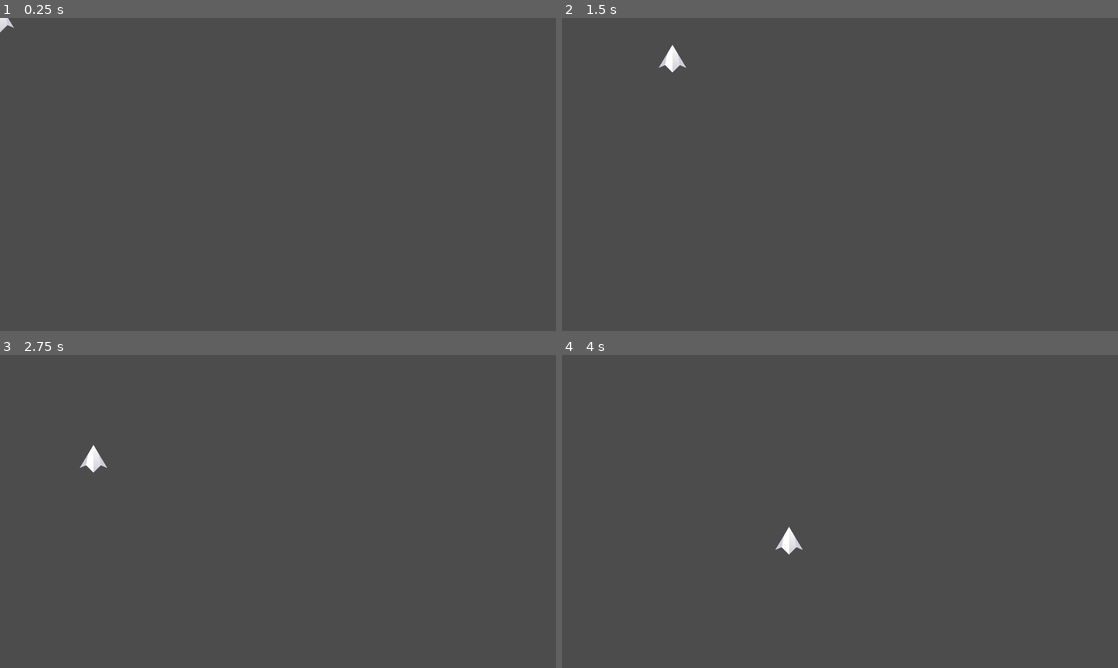
Above: before the commit, frames 1-4 (two rows, left to right).
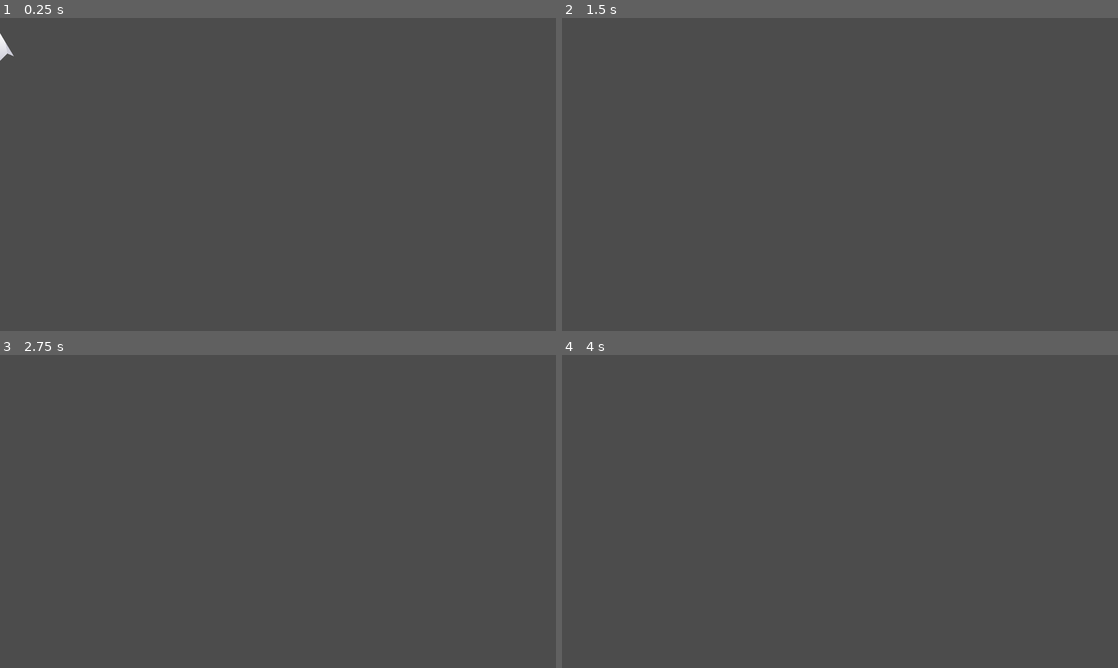
Above: after the commit, the same moments.

Repository: Arnpo18/1r-joc-godot
Game: Godot game, scene res://nau.tscn
Two runs of this game, one before a commit and one after it. Both use one fixed random seed, a clock stepped at 60 frames per second and the inputs below. This scene is started directly instead of the project's main scene.
Inputs:
- Up to frame 1 (0.25 s): no input
- Up to frame 2 (1.5 s): hold W (ui_up) 0.53-1.28 s; hold D (ui_right) from 0.53 s (still down); tap W (ui_up) at 1.35 s
- Up to frame 3 (2.75 s): tap W (ui_up) at 1.52, 1.82 s; release D (ui_right) at 2.03 s; hold A (ui_left) from 2.03 s (still down); hold W (ui_up) from 2.03 s (still down)
- Up to frame 4 (4 s): release A (ui_left) at 2.78 s; release W (ui_up) at 2.78 s; hold D (ui_right) from 2.78 s (still down); tap W (ui_up) at 2.85, 3.02, 3.32 s; hold W (ui_up) from 3.53 s (still down)

The runs differ from the first frame. In frame 1, 0.2% of the frame differs, in the area x 0-3%, y 0-14%; in frame 2, 0.2%; in frame 3, 0.2%, in the area x 14-20%, y 28-38%; in frame 4, 0.2%.

Commit message:
12-3-2021 1r joc completat
soc sexy

Diff:
--- a/joc/KinematicBody2D.gd
+++ b/joc/KinematicBody2D.gd
@@ -1,28 +1,23 @@
 extends KinematicBody2D
-var velocitat := Vector2(0,0)
-const g = 50
-const moviment = 400
-func _ready():
-	pass
-func _process(delta):
-	velocitat=Vector2.ZERO
+var moviment = Vector2()
+const gravetat = 50
+const velocitat = 400
+var esquerra = load('imatges/a/player_14.png')
+var dreta = load('imatges/a/player_11.png')
+func _physics_process(_delta):
+
+	moviment.y += gravetat
+
 	if Input.is_action_pressed("ui_right"):
-		velocitat += Vector2.RIGHT
-	if Input.is_action_pressed("ui_left"):
-		velocitat += Vector2.LEFT
-	if Input.is_action_pressed("ui_up"):
-		position.y += 100* delta
-	velocitat = velocitat.normalized() * moviment
-	move_and_slide(velocitat, Vector2.UP)
+		moviment.x = velocitat
+		$Sprite.texture=dreta
+	elif Input.is_action_pressed("ui_left"):
+		moviment.x = -velocitat
+		$Sprite.texture=esquerra
+	else:
+		moviment.x=0
 	if is_on_floor():
-		print('sóc a terra')
-	if is_on_wall():
-		print('sóc a una paret')
-	if is_on_ceiling():
-		print('sóc al sostre')
+		if Input.is_action_just_pressed("ui_up"):
+			moviment.y = -1000
 
-var v = Vector2(1,1)
-func _physics_process(delta):
-	v.y += delta * g
-	var mov = v * delta
-	move_and_collide(mov)
+	moviment=move_and_slide(moviment, Vector2.UP)
--- a/joc/personatge.tscn
+++ b/joc/personatge.tscn
@@ -2,19 +2,19 @@
 
 [ext_resource path="res://KinematicBody2D.gd" type="Script" id=1]
 [ext_resource path="res://sprite1_code.gd" type="Script" id=2]
-[ext_resource path="res://imatges/caminar.png" type="Texture" id=3]
+[ext_resource path="res://imatges/a/player_11.png" type="Texture" id=3]
 
 [sub_resource type="ExternalTexture" id=1]
 
 [sub_resource type="RectangleShape2D" id=2]
-extents = Vector2( 8.22312, 14.1316 )
+extents = Vector2( 5.88935, 11.1652 )
 
 [node name="personatge" type="KinematicBody2D"]
 script = ExtResource( 1 )
 
 [node name="Sprite" type="Sprite" parent="."]
-position = Vector2( 3.86492, -4.31088 )
-scale = Vector2( 0.178971, 0.208004 )
+position = Vector2( 4.45953, -4.01357 )
+scale = Vector2( 0.754993, 0.774736 )
 texture = ExtResource( 3 )
 normal_map = SubResource( 1 )
 script = ExtResource( 2 )
--- a/joc/primera_escena.tscn
+++ b/joc/primera_escena.tscn
@@ -1,14 +1,17 @@
-[gd_scene load_steps=5 format=2]
+[gd_scene load_steps=6 format=2]
 
 [ext_resource path="res://personatge.tscn" type="PackedScene" id=1]
-[ext_resource path="res://imatges/texture_10.png" type="Texture" id=2]
+[ext_resource path="res://imatges/a/block_05.png" type="Texture" id=2]
+[ext_resource path="res://imatges/a/ground_04.png" type="Texture" id=3]
 [ext_resource path="res://terra.tscn" type="PackedScene" id=4]
 [ext_resource path="res://pilopta.tscn" type="PackedScene" id=5]
 
 [node name="Node2D" type="Node2D"]
 
 [node name="personatge" parent="." instance=ExtResource( 1 )]
-position = Vector2( 26.6633, 916.19 )
+position = Vector2( 24, 944 )
+
+[node name="Camera2D" type="Camera2D" parent="personatge"]
 
 [node name="pilota" parent="." instance=ExtResource( 5 )]
 position = Vector2( 845.279, 894.174 )
@@ -17,37 +20,544 @@
 gravity_scale = 3.0
 
 [node name="rampa" type="StaticBody2D" parent="."]
-position = Vector2( -189.696, 150.41 )
+position = Vector2( 32, 176 )
 __meta__ = {
 "_edit_group_": true
 }
 
 [node name="Polygon2D" type="Polygon2D" parent="rampa"]
-texture = ExtResource( 2 )
+texture = ExtResource( 3 )
 polygon = PoolVector2Array( 370.657, 786.837, 688.137, 656.67, 688.137, 786.837 )
 
 [node name="CollisionPolygon2D" type="CollisionPolygon2D" parent="rampa"]
-polygon = PoolVector2Array( 688.239, 657.298, 689.702, 790.954, 361.605, 790.6 )
+polygon = PoolVector2Array( 692.894, 657.322, 689.702, 790.954, 360.73, 793.441 )
 
 [node name="terra flotant" type="StaticBody2D" parent="."]
-position = Vector2( -277.064, 197.492 )
-__meta__ = {
-"_edit_group_": true
-}
-
-[node name="Polygon2D" type="Polygon2D" parent="terra flotant"]
-position = Vector2( 0, -0.264893 )
-color = Color( 0, 0, 0, 1 )
-polygon = PoolVector2Array( 934.773, 586.699, 1107.31, 586.699, 1134.82, 573.726, 908.091, 573.56 )
+position = Vector2( 920, 760 )
+
+[node name="Sprite" type="Sprite" parent="terra flotant"]
+position = Vector2( 8, 0 )
+scale = Vector2( 0.3, 0.3 )
+texture = ExtResource( 2 )
+
+[node name="Sprite2" type="Sprite" parent="terra flotant"]
+position = Vector2( 48, 0 )
+scale = Vector2( 0.3, 0.3 )
+texture = ExtResource( 2 )
 
 [node name="CollisionPolygon2D" type="CollisionPolygon2D" parent="terra flotant"]
-polygon = PoolVector2Array( 908.016, 573.087, 934.423, 586.384, 1107.67, 586.572, 1134.45, 573.461 )
+polygon = PoolVector2Array( -10.9093, -18.5138, -11.1453, 19.2411, 67.4323, 19.4771, 66.9603, -19.2217 )
+
+[node name="terra flotant2" type="StaticBody2D" parent="."]
+position = Vector2( 1117.41, 711.242 )
+__meta__ = {
+"_edit_group_": true
+}
+
+[node name="Sprite" type="Sprite" parent="terra flotant2"]
+position = Vector2( 8, 0 )
+scale = Vector2( 0.3, 0.3 )
+texture = ExtResource( 2 )
+
+[node name="Sprite2" type="Sprite" parent="terra flotant2"]
+position = Vector2( 48, 0 )
+scale = Vector2( 0.3, 0.3 )
+texture = ExtResource( 2 )
+
+[node name="CollisionPolygon2D" type="CollisionPolygon2D" parent="terra flotant2"]
+polygon = PoolVector2Array( -10.9093, -18.5138, -11.1453, 19.2411, 67.4323, 19.4771, 66.9603, -19.2217 )
+
+[node name="terra flotant3" type="StaticBody2D" parent="."]
+position = Vector2( 831.999, 582.808 )
+__meta__ = {
+"_edit_group_": true
+}
+
+[node name="Sprite" type="Sprite" parent="terra flotant3"]
+position = Vector2( 8, 0 )
+scale = Vector2( 0.3, 0.3 )
+texture = ExtResource( 2 )
+
+[node name="Sprite2" type="Sprite" parent="terra flotant3"]
+position = Vector2( 48, 0 )
+scale = Vector2( 0.3, 0.3 )
+texture = ExtResource( 2 )
+
+[node name="CollisionPolygon2D" type="CollisionPolygon2D" parent="terra flotant3"]
+polygon = PoolVector2Array( -10.9093, -18.5138, -11.1453, 19.2411, 67.4323, 19.4771, 66.9603, -19.2217 )
+
+[node name="terra flotant4" type="StaticBody2D" parent="."]
+position = Vector2( 601.293, 513.834 )
+__meta__ = {
+"_edit_group_": true
+}
+
+[node name="Sprite" type="Sprite" parent="terra flotant4"]
+position = Vector2( 8, 0 )
+scale = Vector2( 0.3, 0.3 )
+texture = ExtResource( 2 )
+
+[node name="Sprite2" type="Sprite" parent="terra flotant4"]
+position = Vector2( 48, 0 )
+scale = Vector2( 0.3, 0.3 )
+texture = ExtResource( 2 )
+
+[node name="CollisionPolygon2D" type="CollisionPolygon2D" parent="terra flotant4"]
+polygon = PoolVector2Array( -10.9093, -18.5138, -11.1453, 19.2411, 67.4323, 19.4771, 66.9603, -19.2217 )
+
+[node name="terra flotant5" type="StaticBody2D" parent="."]
+position = Vector2( 431.396, 585.569 )
+__meta__ = {
+"_edit_group_": true
+}
+
+[node name="Sprite" type="Sprite" parent="terra flotant5"]
+position = Vector2( 8, 0 )
+scale = Vector2( 0.3, 0.3 )
+texture = ExtResource( 2 )
+
+[node name="Sprite2" type="Sprite" parent="terra flotant5"]
+position = Vector2( 48, 0 )
+scale = Vector2( 0.3, 0.3 )
+texture = ExtResource( 2 )
+
+[node name="CollisionPolygon2D" type="CollisionPolygon2D" parent="terra flotant5"]
+polygon = PoolVector2Array( -10.9093, -18.5138, -11.1453, 19.2411, 67.4323, 19.4771, 66.9603, -19.2217 )
+
+[node name="terra flotant6" type="StaticBody2D" parent="."]
+position = Vector2( 267.161, 491.181 )
+__meta__ = {
+"_edit_group_": true
+}
+
+[node name="Sprite" type="Sprite" parent="terra flotant6"]
+position = Vector2( 8, 0 )
+scale = Vector2( 0.3, 0.3 )
+texture = ExtResource( 2 )
+
+[node name="Sprite2" type="Sprite" parent="terra flotant6"]
+position = Vector2( 48, 0 )
+scale = Vector2( 0.3, 0.3 )
+texture = ExtResource( 2 )
+
+[node name="CollisionPolygon2D" type="CollisionPolygon2D" parent="terra flotant6"]
+polygon = PoolVector2Array( -10.9093, -18.5138, -11.1453, 19.2411, 67.4323, 19.4771, 66.9603, -19.2217 )
+
+[node name="terra flotant7" type="StaticBody2D" parent="."]
+position = Vector2( 489.916, 330.723 )
+__meta__ = {
+"_edit_group_": true
+}
+
+[node name="Sprite" type="Sprite" parent="terra flotant7"]
+position = Vector2( 8, 0 )
+scale = Vector2( 0.3, 0.3 )
+texture = ExtResource( 2 )
+
+[node name="Sprite2" type="Sprite" parent="terra flotant7"]
+position = Vector2( 48, 0 )
+scale = Vector2( 0.3, 0.3 )
+texture = ExtResource( 2 )
+
+[node name="CollisionPolygon2D" type="CollisionPolygon2D" parent="terra flotant7"]
+polygon = PoolVector2Array( -10.9093, -18.5138, -11.1453, 19.2411, 67.4323, 19.4771, 66.9603, -19.2217 )
+
+[node name="terra flotant8" type="StaticBody2D" parent="."]
+position = Vector2( 742.874, 247.662 )
+__meta__ = {
+"_edit_group_": true
+}
+
+[node name="Sprite" type="Sprite" parent="terra flotant8"]
+position = Vector2( 8, 0 )
+scale = Vector2( 0.3, 0.3 )
+texture = ExtResource( 2 )
+
+[node name="Sprite2" type="Sprite" parent="terra flotant8"]
+position = Vector2( 48, 0 )
+scale = Vector2( 0.3, 0.3 )
+texture = ExtResource( 2 )
+
+[node name="CollisionPolygon2D" type="CollisionPolygon2D" parent="terra flotant8"]
+polygon = PoolVector2Array( -10.9093, -18.5138, -11.1453, 19.2411, 67.4323, 19.4771, 66.9603, -19.2217 )
+
+[node name="terra flotant9" type="StaticBody2D" parent="."]
+position = Vector2( 1050.58, 257.1 )
+__meta__ = {
+"_edit_group_": true
+}
+
+[node name="Sprite" type="Sprite" parent="terra flotant9"]
+position = Vector2( 8, 0 )
+scale = Vector2( 0.3, 0.3 )
+texture = ExtResource( 2 )
+
+[node name="Sprite2" type="Sprite" parent="terra flotant9"]
+position = Vector2( 48, 0 )
+scale = Vector2( 0.3, 0.3 )
+texture = ExtResource( 2 )
+
+[node name="CollisionPolygon2D" type="CollisionPolygon2D" parent="terra flotant9"]
+polygon = PoolVector2Array( -10.9093, -18.5138, -11.1453, 19.2411, 67.4323, 19.4771, 66.9603, -19.2217 )
+
+[node name="terra flotant10" type="StaticBody2D" parent="."]
+position = Vector2( 1314.86, 317.508 )
+__meta__ = {
+"_edit_group_": true
+}
+
+[node name="Sprite" type="Sprite" parent="terra flotant10"]
+position = Vector2( 8, 0 )
+scale = Vector2( 0.3, 0.3 )
+texture = ExtResource( 2 )
+
+[node name="Sprite2" type="Sprite" parent="terra flotant10"]
+position = Vector2( 48, 0 )
+scale = Vector2( 0.3, 0.3 )
+texture = ExtResource( 2 )
+
+[node name="CollisionPolygon2D" type="CollisionPolygon2D" parent="terra flotant10"]
+polygon = PoolVector2Array( -10.9093, -18.5138, -11.1453, 19.2411, 67.4323, 19.4771, 66.9603, -19.2217 )
+
+[node name="terra flotant11" type="StaticBody2D" parent="."]
+position = Vector2( 1652.77, 583.681 )
+__meta__ = {
+"_edit_group_": true
+}
+
+[node name="Sprite" type="Sprite" parent="terra flotant11"]
+position = Vector2( 8, 0 )
+scale = Vector2( 0.3, 0.3 )
+texture = ExtResource( 2 )
+
+[node name="Sprite2" type="Sprite" parent="terra flotant11"]
+position = Vector2( 48, 0 )
+scale = Vector2( 0.3, 0.3 )
+texture = ExtResource( 2 )
+
+[node name="Sprite3" type="Sprite" parent="terra flotant11"]
+position = Vector2( 87.1995, -0.445435 )
+scale = Vector2( 0.3, 0.3 )
+texture = ExtResource( 2 )
+
+[node name="CollisionPolygon2D" type="CollisionPolygon2D" parent="terra flotant11"]
+position = Vector2( 0, 0.445435 )
+polygon = PoolVector2Array( -10.9093, -18.5138, -11.1453, 19.2411, 107.194, 19.0471, 105.412, -18.3706 )
+
+[node name="Polygon2D" type="Polygon2D" parent="terra flotant11"]
+color = Color( 0.164706, 0.156863, 0.156863, 1 )
+polygon = PoolVector2Array( 68.2314, -18.681, 68.5192, -178.417, 80.1008, -178.417, 81.8827, -19.8368 )
+
+[node name="Polygon2D2" type="Polygon2D" parent="terra flotant11"]
+polygon = PoolVector2Array( 80.1008, -177.526, 124.646, -152.581, 81.8827, -128.526 )
 
 [node name="terra" parent="." instance=ExtResource( 4 )]
-position = Vector2( 683.216, -87.9064 )
-
-[node name="terra2" parent="." instance=ExtResource( 4 )]
-position = Vector2( 1501.43, -87.9061 )
-
-[node name="terra3" parent="." instance=ExtResource( 4 )]
-position = Vector2( 2316.64, -87.906 )
+position = Vector2( 264, -456 )
+
+[node name="terra2" parent="terra" instance=ExtResource( 4 )]
+position = Vector2( 8, 0 )
+scale = Vector2( 1, 1 )
+
+[node name="terra3" parent="terra" instance=ExtResource( 4 )]
+position = Vector2( 16, 0 )
+scale = Vector2( 1, 1 )
+
+[node name="terra32" parent="terra" instance=ExtResource( 4 )]
+position = Vector2( -8, 0 )
+scale = Vector2( 1, 1 )
+
+[node name="terra33" parent="terra" instance=ExtResource( 4 )]
+position = Vector2( -16, 0 )
+scale = Vector2( 1, 1 )
+
+[node name="terra34" parent="terra" instance=ExtResource( 4 )]
+position = Vector2( -23, 0 )
+scale = Vector2( 1, 1 )
+
+[node name="terra35" parent="terra" instance=ExtResource( 4 )]
+position = Vector2( -23, -8 )
+scale = Vector2( 1, 1 )
+
+[node name="terra36" parent="terra" instance=ExtResource( 4 )]
+position = Vector2( -23, -16 )
+scale = Vector2( 1, 1 )
+
+[node name="terra37" parent="terra" instance=ExtResource( 4 )]
+position = Vector2( -23, -24 )
+scale = Vector2( 1, 1 )
+
+[node name="terra38" parent="terra" instance=ExtResource( 4 )]
+position = Vector2( -23, -32 )
+scale = Vector2( 1, 1 )
+
+[node name="terra39" parent="terra" instance=ExtResource( 4 )]
+position = Vector2( -23, -39 )
+scale = Vector2( 1, 1 )
+
+[node name="terra40" parent="terra" instance=ExtResource( 4 )]
+position = Vector2( -23, -47 )
+scale = Vector2( 1, 1 )
+
+[node name="terra41" parent="terra" instance=ExtResource( 4 )]
+position = Vector2( -23, -55 )
+scale = Vector2( 1, 1 )
+
+[node name="terra42" parent="terra" instance=ExtResource( 4 )]
+position = Vector2( -23, -62 )
+scale = Vector2( 1, 1 )
+
+[node name="terra43" parent="terra" instance=ExtResource( 4 )]
+position = Vector2( -23, -69 )
+scale = Vector2( 1, 1 )
+
+[node name="terra44" parent="terra" instance=ExtResource( 4 )]
+position = Vector2( -23, 8 )
+scale = Vector2( 1, 1 )
+
+[node name="terra45" parent="terra" instance=ExtResource( 4 )]
+position = Vector2( -16, 8 )
+scale = Vector2( 1, 1 )
+
+[node name="terra46" parent="terra" instance=ExtResource( 4 )]
+position = Vector2( -8, 8 )
+scale = Vector2( 1, 1 )
+
+[node name="terra48" parent="terra" instance=ExtResource( 4 )]
+position = Vector2( -8, 8 )
+scale = Vector2( 1, 1 )
+
+[node name="terra47" parent="terra" instance=ExtResource( 4 )]
+position = Vector2( 0, 8 )
+scale = Vector2( 1, 1 )
+
+[node name="terra49" parent="terra" instance=ExtResource( 4 )]
+position = Vector2( 8, 8 )
+scale = Vector2( 1, 1 )
+
+[node name="terra50" parent="terra" instance=ExtResource( 4 )]
+position = Vector2( 16, 8 )
+scale = Vector2( 1, 1 )
+
+[node name="terra51" parent="terra" instance=ExtResource( 4 )]
+position = Vector2( 24, 8 )
+scale = Vector2( 1, 1 )
+
+[node name="terra52" parent="terra" instance=ExtResource( 4 )]
+position = Vector2( 32, 8 )
+scale = Vector2( 1, 1 )
+
+[node name="terra53" parent="terra" instance=ExtResource( 4 )]
+position = Vector2( 40, 8 )
+scale = Vector2( 1, 1 )
+
+[node name="terra54" parent="terra" instance=ExtResource( 4 )]
+position = Vector2( 48, 8 )
+scale = Vector2( 1, 1 )
+
+[node name="terra55" parent="terra" instance=ExtResource( 4 )]
+position = Vector2( 56, 8 )
+scale = Vector2( 1, 1 )
+
+[node name="terra56" parent="terra" instance=ExtResource( 4 )]
+position = Vector2( 64, 8 )
+scale = Vector2( 1, 1 )
+
+[node name="terra57" parent="terra" instance=ExtResource( 4 )]
+position = Vector2( 72, 8 )
+scale = Vector2( 1, 1 )
+
+[node name="terra58" parent="terra" instance=ExtResource( 4 )]
+position = Vector2( 80, 8 )
+scale = Vector2( 1, 1 )
+
+[node name="terra59" parent="terra" instance=ExtResource( 4 )]
+position = Vector2( 88, 8 )
+scale = Vector2( 1, 1 )
+
+[node name="terra60" parent="terra" instance=ExtResource( 4 )]
+position = Vector2( 96, 8 )
+scale = Vector2( 1, 1 )
+
+[node name="terra61" parent="terra" instance=ExtResource( 4 )]
+position = Vector2( 104, 8 )
+scale = Vector2( 1, 1 )
+
+[node name="terra62" parent="terra" instance=ExtResource( 4 )]
+position = Vector2( 112, 8 )
+scale = Vector2( 1, 1 )
+
+[node name="terra63" parent="terra" instance=ExtResource( 4 )]
+position = Vector2( 120, 8 )
+scale = Vector2( 1, 1 )
+
+[node name="terra64" parent="terra" instance=ExtResource( 4 )]
+position = Vector2( 128, 8 )
+scale = Vector2( 1, 1 )
+
+[node name="terra65" parent="terra" instance=ExtResource( 4 )]
+position = Vector2( 136, 8 )
+scale = Vector2( 1, 1 )
+
+[node name="terra66" parent="terra" instance=ExtResource( 4 )]
+position = Vector2( 144, 8 )
+scale = Vector2( 1, 1 )
+
+[node name="terra67" parent="terra" instance=ExtResource( 4 )]
+position = Vector2( 152, 8 )
+scale = Vector2( 1, 1 )
+
+[node name="terra68" parent="terra" instance=ExtResource( 4 )]
+position = Vector2( 160, 8 )
+scale = Vector2( 1, 1 )
+
+[node name="terra69" parent="terra" instance=ExtResource( 4 )]
+position = Vector2( 168, 8 )
+scale = Vector2( 1, 1 )
+
+[node name="terra70" parent="terra" instance=ExtResource( 4 )]
+position = Vector2( 176, 8 )
+scale = Vector2( 1, 1 )
+
+[node name="terra71" parent="terra" instance=ExtResource( 4 )]
+position = Vector2( 184, 8 )
+scale = Vector2( 1, 1 )
+
+[node name="terra72" parent="terra" instance=ExtResource( 4 )]
+position = Vector2( 192, 8 )
+scale = Vector2( 1, 1 )
+
+[node name="terra73" parent="terra" instance=ExtResource( 4 )]
+position = Vector2( 200, 8 )
+scale = Vector2( 1, 1 )
+
+[node name="terra74" parent="terra" instance=ExtResource( 4 )]
+position = Vector2( 208, 8 )
+scale = Vector2( 1, 1 )
+
+[node name="terra75" parent="terra" instance=ExtResource( 4 )]
+position = Vector2( 216, 8 )
+scale = Vector2( 1, 1 )
+
+[node name="terra76" parent="terra" instance=ExtResource( 4 )]
+position = Vector2( 224, 8 )
+scale = Vector2( 1, 1 )
+
+[node name="terra77" parent="terra" instance=ExtResource( 4 )]
+position = Vector2( 231.941, 7.82303 )
+scale = Vector2( 1, 1 )
+
+[node name="terra78" parent="terra" instance=ExtResource( 4 )]
+position = Vector2( 240, 8 )
+scale = Vector2( 1, 1 )
+
+[node name="terra4" parent="terra" instance=ExtResource( 4 )]
+position = Vector2( 24, 0 )
+scale = Vector2( 1, 1 )
+
+[node name="terra5" parent="terra" instance=ExtResource( 4 )]
+position = Vector2( 32, 0 )
+scale = Vector2( 1, 1 )
+
+[node name="terra6" parent="terra" instance=ExtResource( 4 )]
+position = Vector2( 40, 0 )
+scale = Vector2( 1, 1 )
+
+[node name="terra7" parent="terra" instance=ExtResource( 4 )]
+position = Vector2( 48, 0 )
+scale = Vector2( 1, 1 )
+
+[node name="terra8" parent="terra" instance=ExtResource( 4 )]
+position = Vector2( 56, 0 )
+scale = Vector2( 1, 1 )
+
+[node name="terra9" parent="terra" instance=ExtResource( 4 )]
+position = Vector2( 64, 0 )
+scale = Vector2( 1, 1 )
+
+[node name="terra10" parent="terra" instance=ExtResource( 4 )]
+position = Vector2( 72, 0 )
+scale = Vector2( 1, 1 )
+
+[node name="terra11" parent="terra" instance=ExtResource( 4 )]
+position = Vector2( 80, 0 )
+scale = Vector2( 1, 1 )
+
+[node name="terra12" parent="terra" instance=ExtResource( 4 )]
+position = Vector2( 88, 0 )
+scale = Vector2( 1, 1 )
+
+[node name="terra13" parent="terra" instance=ExtResource( 4 )]
+position = Vector2( 96, 0 )
+scale = Vector2( 1, 1 )
+
+[node name="terra14" parent="terra" instance=ExtResource( 4 )]
+position = Vector2( 104, 0 )
+scale = Vector2( 1, 1 )
+
+[node name="terra15" parent="terra" instance=ExtResource( 4 )]
+position = Vector2( 112, 0 )
+scale = Vector2( 1, 1 )
+
+[node name="terra16" parent="terra" instance=ExtResource( 4 )]
+position = Vector2( 120, 0 )
+scale = Vector2( 1, 1 )
+
+[node name="terra17" parent="terra" instance=ExtResource( 4 )]
+position = Vector2( 128, 0 )
+scale = Vector2( 1, 1 )
+
+[node name="terra18" parent="terra" instance=ExtResource( 4 )]
+position = Vector2( 136, 0 )
+scale = Vector2( 1, 1 )
+
+[node name="terra19" parent="terra" instance=ExtResource( 4 )]
+position = Vector2( 144, 0 )
+scale = Vector2( 1, 1 )
+
+[node name="terra20" parent="terra" instance=ExtResource( 4 )]
+position = Vector2( 152, 0 )
+scale = Vector2( 1, 1 )
+
+[node name="terra21" parent="terra" instance=ExtResource( 4 )]
+position = Vector2( 160, 0 )
+scale = Vector2( 1, 1 )
+
+[node name="terra22" parent="terra" instance=ExtResource( 4 )]
+position = Vector2( 168, 0 )
+scale = Vector2( 1, 1 )
+
+[node name="terra23" parent="terra" instance=ExtResource( 4 )]
+position = Vector2( 176, 0 )
+scale = Vector2( 1, 1 )
+
+[node name="terra24" parent="terra" instance=ExtResource( 4 )]
+position = Vector2( 184, 0 )
+scale = Vector2( 1, 1 )
+
+[node name="terra25" parent="terra" instance=ExtResource( 4 )]
+position = Vector2( 192, 0 )
+scale = Vector2( 1, 1 )
+
+[node name="terra26" parent="terra" instance=ExtResource( 4 )]
+position = Vector2( 200, 0 )
+scale = Vector2( 1, 1 )
+
+[node name="terra27" parent="terra" instance=ExtResource( 4 )]
+position = Vector2( 208, 0 )
+scale = Vector2( 1, 1 )
+
+[node name="terra28" parent="terra" instance=ExtResource( 4 )]
+position = Vector2( 216.066, 0 )
+scale = Vector2( 1, 1 )
+
+[node name="terra29" parent="terra" instance=ExtResource( 4 )]
+position = Vector2( 224, 0.0243225 )
+scale = Vector2( 1, 1 )
+
+[node name="terra30" parent="terra" instance=ExtResource( 4 )]
+position = Vector2( 232, 0 )
+scale = Vector2( 1, 1 )
+
+[node name="terra31" parent="terra" instance=ExtResource( 4 )]
+position = Vector2( 240, 0 )
+scale = Vector2( 1, 1 )
--- a/joc/project.godot
+++ b/joc/project.godot
@@ -52,6 +52,7 @@
 "deadzone": 0.5,
 "events": [ Object(InputEventKey,"resource_local_to_scene":false,"resource_name":"","device":0,"alt":false,"shift":false,"control":false,"meta":false,"command":false,"pressed":false,"scancode":87,"unicode":0,"echo":false,"script":null)
 , Object(InputEventJoypadButton,"resource_local_to_scene":false,"resource_name":"","device":0,"button_index":12,"pressure":0.0,"pressed":false,"script":null)
+, Object(InputEventKey,"resource_local_to_scene":false,"resource_name":"","device":0,"alt":false,"shift":false,"control":false,"meta":false,"command":false,"pressed":false,"scancode":32,"unicode":0,"echo":false,"script":null)
  ]
 }
 ui_down={
--- a/joc/terra.tscn
+++ b/joc/terra.tscn
@@ -1,22 +1,24 @@
-[gd_scene load_steps=2 format=2]
+[gd_scene load_steps=4 format=2]
 
 [ext_resource path="res://imatges/texture_08.png" type="Texture" id=1]
+[ext_resource path="res://imatges/a/ground_01.png" type="Texture" id=2]
+
+[sub_resource type="RectangleShape2D" id=1]
+extents = Vector2( 4, 4 )
 
 [node name="terra" type="StaticBody2D"]
 light_mask = 17
-position = Vector2( -1083.33, 185.307 )
+position = Vector2( 1477.97, -969.01 )
 scale = Vector2( 8, 8 )
-__meta__ = {
-"_edit_group_": true
-}
 
 [node name="Sprite" type="Sprite" parent="."]
-position = Vector2( -34.2793, 178.786 )
-scale = Vector2( 0.1, 0.1 )
-texture = ExtResource( 1 )
+position = Vector2( -28.7464, 181.142 )
+scale = Vector2( 0.126984, 0.123558 )
+texture = ExtResource( 2 )
 normal_map = ExtResource( 1 )
 region_enabled = true
-region_rect = Rect2( 2.28406, 10.2406, 1019.43, 1011.42 )
+region_rect = Rect2( 0.461441, -0.478987, 63.8184, 65.1387 )
 
-[node name="CollisionPolygon2D" type="CollisionPolygon2D" parent="."]
-polygon = PoolVector2Array( -85.2263, 128.488, -85.2084, 229.087, 16.5416, 229.462, 16.8056, 128.238 )
+[node name="CollisionShape2D" type="CollisionShape2D" parent="."]
+position = Vector2( -28.7464, 181.126 )
+shape = SubResource( 1 )
Binary file added: joc/imatges/a/block_05.png
Not shown, added: joc/imatges/a/block_05.png.import
Not shown, added: joc/imatges/a/ground_01.png.import
Not shown, added: joc/imatges/a/ground_02.png.import
Not shown, added: joc/imatges/a/ground_03.png.import
Not shown, added: joc/imatges/a/ground_04.png.import
Not shown, added: joc/imatges/a/ground_05.png.import
Not shown, added: joc/imatges/a/ground_06.png.import
Not shown, added: joc/imatges/a/player_01.png.import
Not shown, added: joc/imatges/a/player_02.png.import
Not shown, added: joc/imatges/a/player_03.png.import
Not shown, added: joc/imatges/a/player_04.png.import
(and 20 more such lines)
